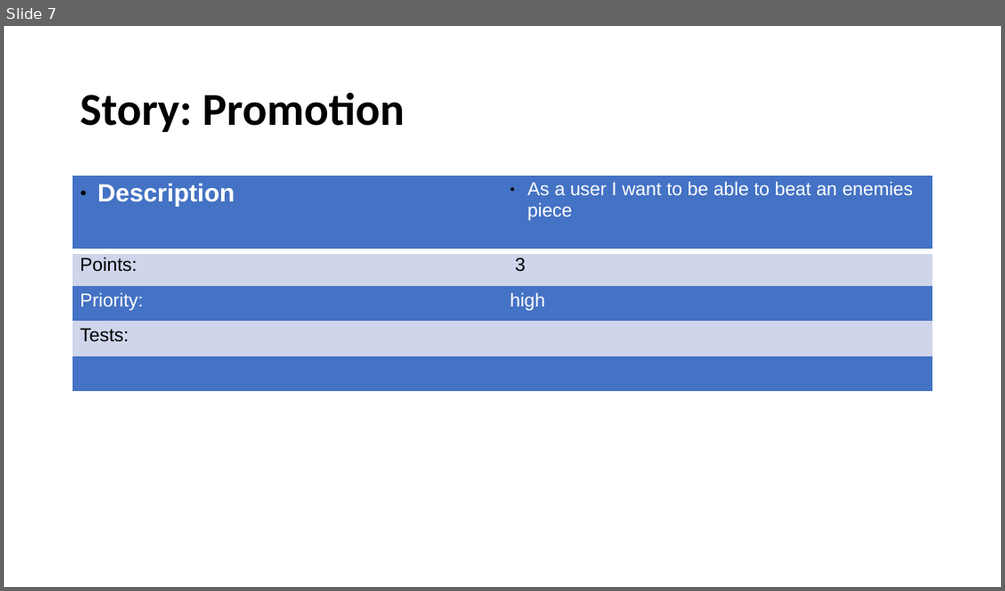
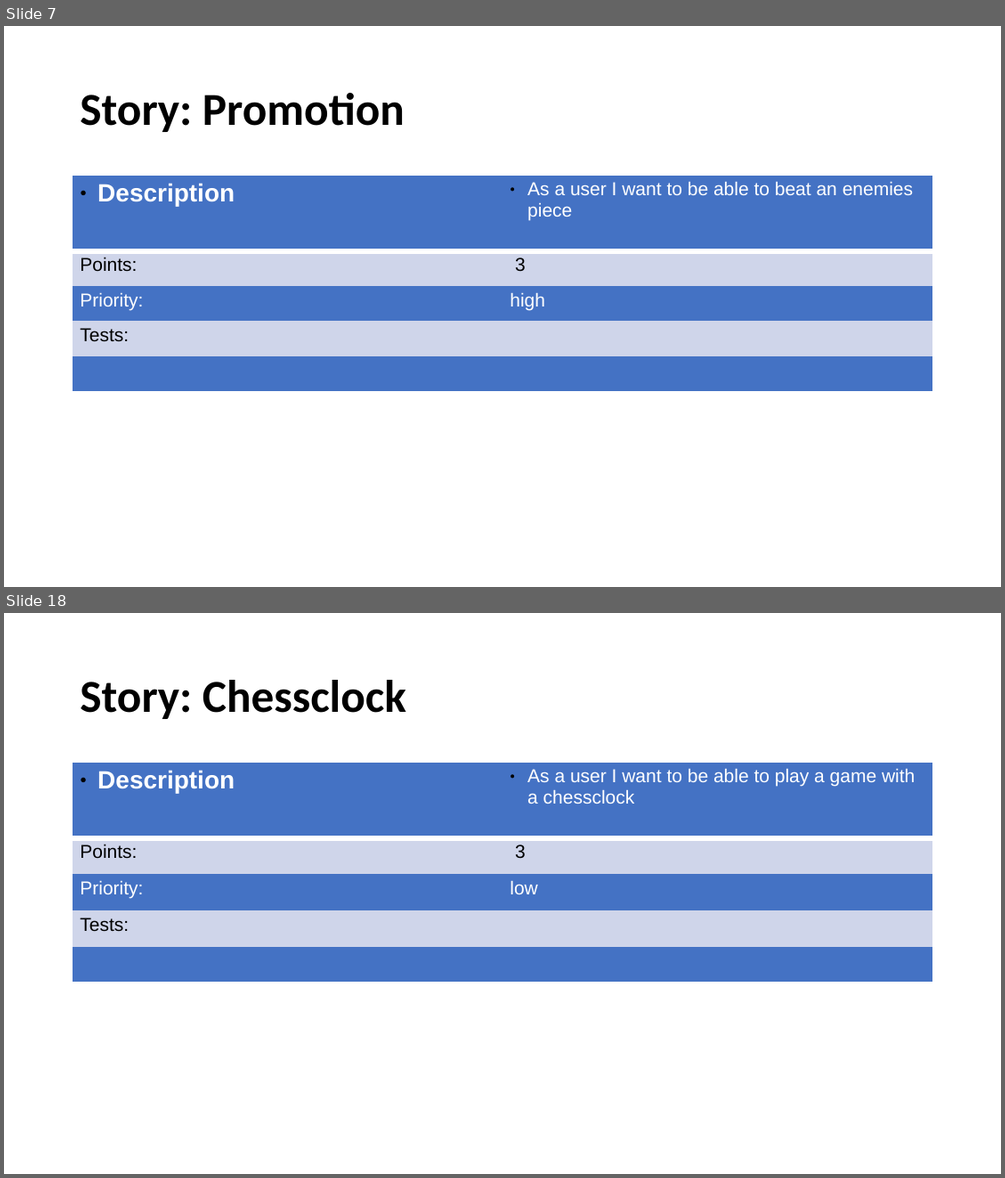
Before and after one commit to nolliebigspin/chess-game, a slide deck: docs/content/storycards/raw/Storycards.odp. Shown one above the other, each under a label of ours: slide 7 before the commit, slides 7 and 18 after it; the slides between them are not shown. The pictures are 1005x591 and 1005x1178 pixels, drawn with LibreOffice and Linux fonts; fonts in the diff are those of the drawing. Boxes give left, top, right and bottom in pixels: in the first picture for what was removed or moved away, otherwise in the second. Text is boxed around its words. In the diff, an @@ line names an element or a change of style, - is before the commit and + after.

Commit message:
update storycards

```diff
--- a/docs/content/storycards/raw/Storycards.odp
+++ b/docs/content/storycards/raw/Storycards.odp
@@ slide 18 added at bbox=[4, 613, 1001, 1174], background #FFFFFF @@
@@ title added at bbox=[80, 680, 406, 719], 44 pt, text #000000, bold @@
+Story: Chessclock
@@ table added at bbox=[73, 763, 933, 982], 5 rows, 2 columns @@
+Description | As a user I want to be able to play a game with a chessclock
+Points: | 3
+Priority: | low
+Tests: | 
+ | 
```
Also in this commit, not shown: 1 slide changed, 9 other slides added.
